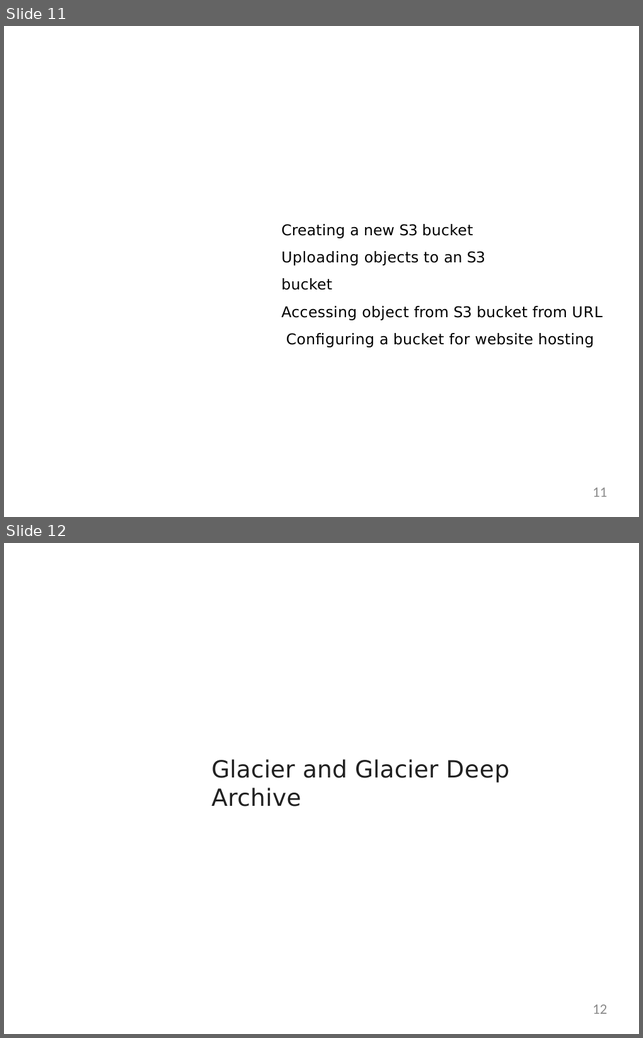
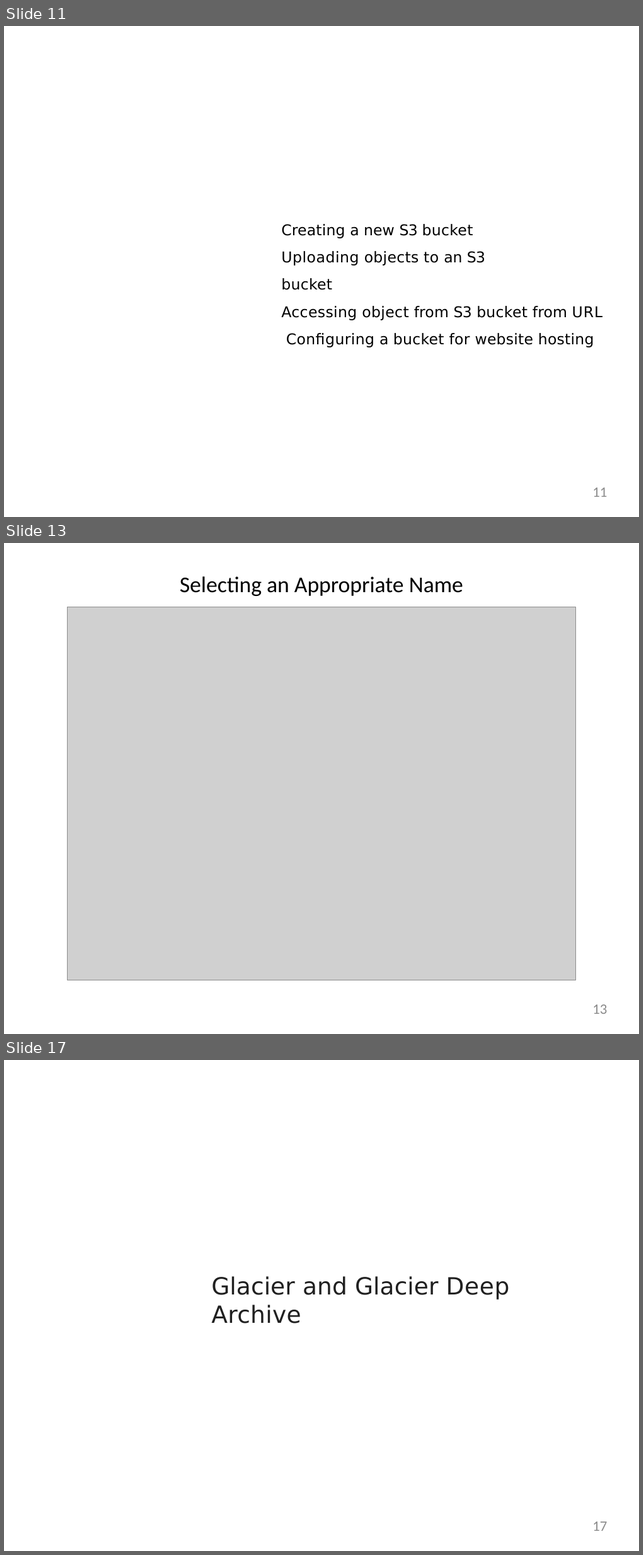
Before and after one commit to StevenJoseph19/Cloud-Computing, a slide deck: Day 5/Slides/1. File Storage Services/file-storage-services-slides.pptx. Shown one above the other, each under a label of ours: slides 11 and 12 before the commit, slides 11, 13 and 17 after it; the slides between them are not shown. The pictures are 643x1038 and 643x1555 pixels, drawn with LibreOffice and Linux fonts; fonts in the diff are those of the drawing; grey boxes stand for pictures; background and template pictures are left out. Boxes give left, top, right and bottom in pixels: in the first picture for what was removed or moved away, otherwise in the second. Text is boxed around its words. In the diff, an @@ line names an element or a change of style, - is before the commit and + after.

```diff
--- a/Day 5/Slides/1. File Storage Services/file-storage-services-slides.pptx
+++ b/Day 5/Slides/1. File Storage Services/file-storage-services-slides.pptx
@@ slide 13 added at <box>4,543,639,1034</box>, background #FFFFFF @@
@@ text added at <box>180,576,463,596</box>, 28 pt, text #000000 @@
+Selecting an Appropriate Name
@@ picture added at <box>67,607,575,980</box> @@
@@ page number added at <box>592,1004,607,1014</box>, 18 pt, text #8C8C8C @@
+13
@@ what was slide 12 is now slide 17 @@
@@ page number at <box>592,1521,607,1531</box>: text changed @@
-12
+17
```
Also in this commit, not shown: 4 other slides added, 6 other files.
